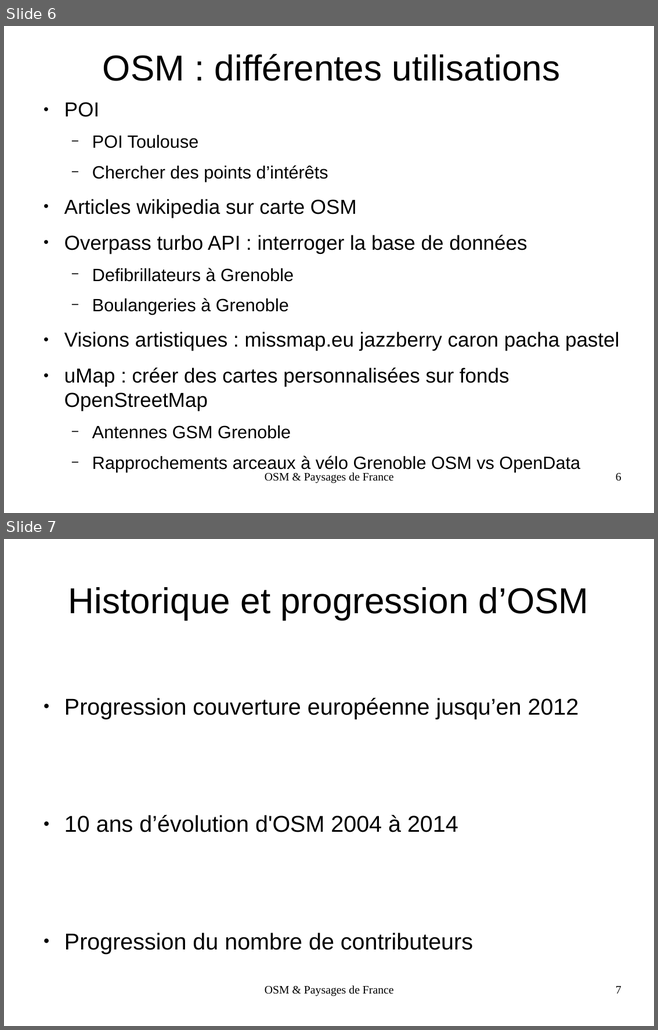
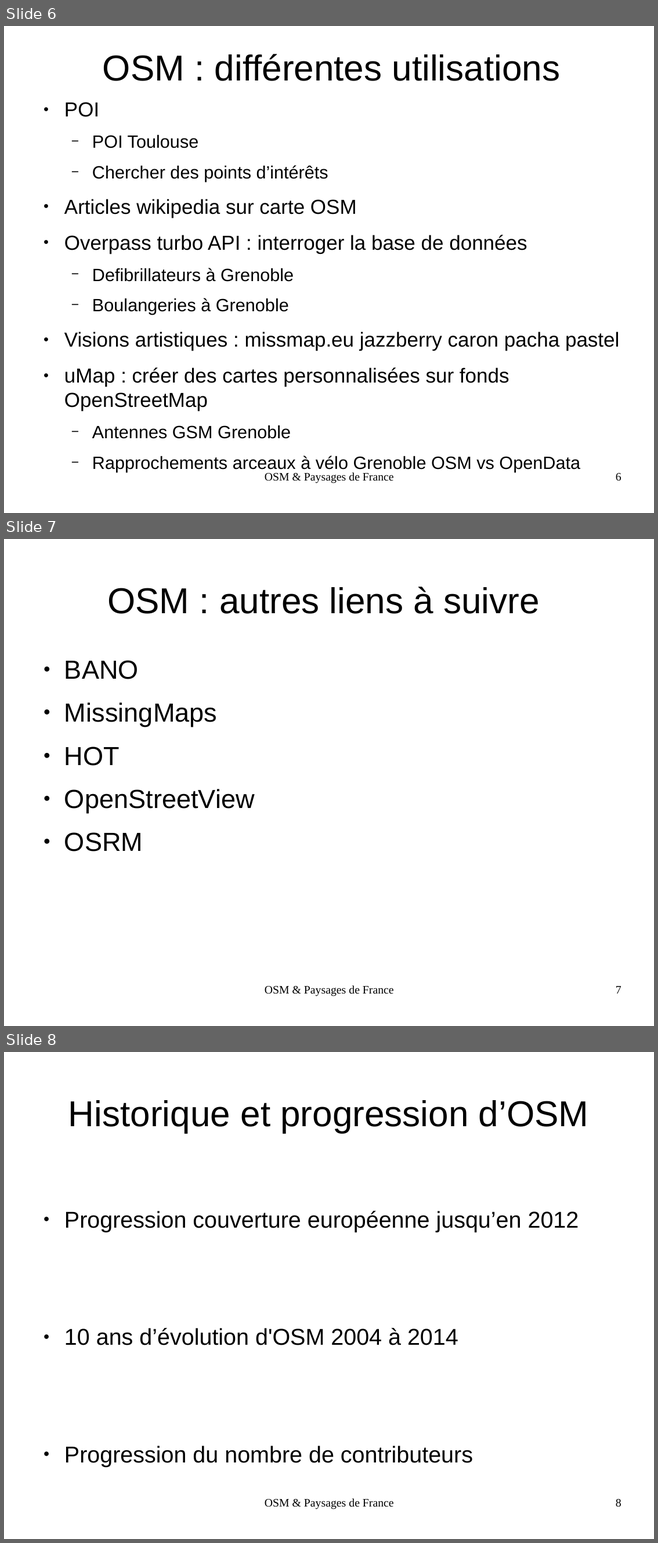
Before and after one commit to pdfext/pdfext.github.io, a slide deck: OSM/advertising/doc/OSM_PdF_EIVP.odp. Shown one above the other, each under a label of ours: slides 6 and 7 before the commit, slides 6, 7 and 8 after it. The pictures are 658x1030 and 658x1543 pixels, drawn with LibreOffice and Linux fonts; fonts in the diff are those of the drawing. Boxes give left, top, right and bottom in pixels: in the first picture for what was removed or moved away, otherwise in the second. Text is boxed around its words. In the diff, an @@ line names an element or a change of style, - is before the commit and + after.

```diff
--- a/OSM/advertising/doc/OSM_PdF_EIVP.odp
+++ b/OSM/advertising/doc/OSM_PdF_EIVP.odp
@@ slide 7 added at (x1=4, y1=539, x2=654, y2=1026), background #FFFFFF @@
@@ title added at (x1=107, y1=587, x2=539, y2=614), 44 pt, text #000000 @@
+OSM : autres liens à suivre
@@ text added at (x1=64, y1=660, x2=255, y2=852), 32 pt, text #000000 @@
+● BANO
+● MissingMaps
+● HOT
+● OpenStreetView
+● OSRM
@@ text added at (x1=264, y1=986, x2=394, y2=997), 14 pt, text #000000 @@
+OSM & Paysages de France
@@ page number added at (x1=615, y1=986, x2=621, y2=994), 14 pt, text #000000 @@
+7
@@ what was slide 7 is now slide 8 @@
@@ page number at (x1=615, y1=1499, x2=621, y2=1507): text changed @@
-7
+8
```
Also in this commit, not shown: 3 slides changed.
